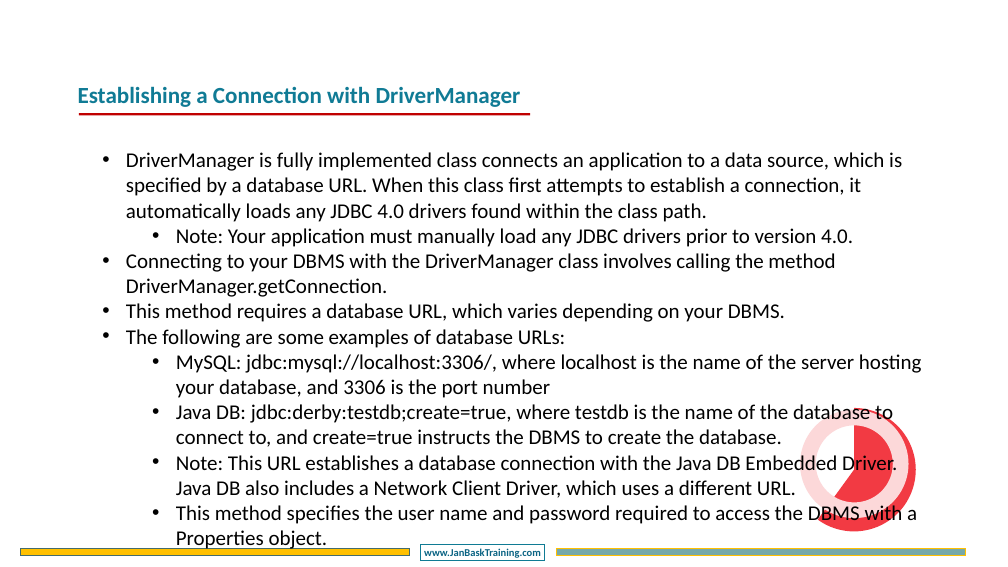
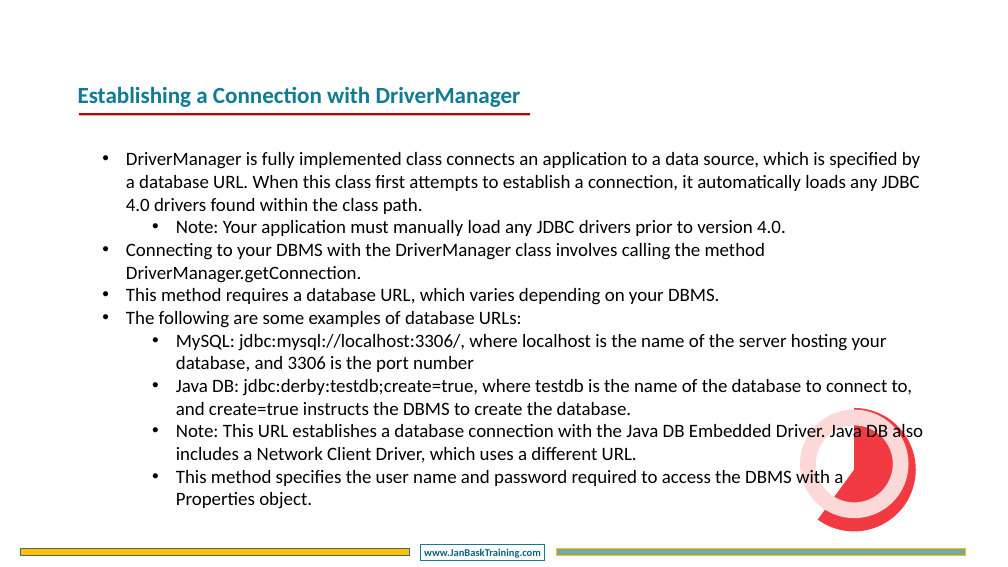
Before and after one commit to CompleteJavaTraining/AdvancedJava, a slide deck: slide 8 of slides/JDBC/JDBC - Chapter2.pptx (slide 11 before the commit). Drawn at 1008x567 pixels with LibreOffice and Linux fonts; fonts in the diff are those of the drawing; background and template pictures are left out. Boxes give left, top, right and bottom in pixels: in the first picture for what was removed or moved away, otherwise in the second. Text is boxed around its words. In the diff, an @@ line names an element or a change of style, - is before the commit and + after.

Commit message:
checked in the updated formatted slides

```diff
--- a/slides/JDBC/JDBC - Chapter2.pptx
+++ b/slides/JDBC/JDBC - Chapter2.pptx
@@ text "DriverManager is fully implemented class ..." at (126,152,923,509): size 40 to 36 pt @@
```
Also in this commit, not shown: 3 other slides changed, 6 slides removed, 3 other files.
